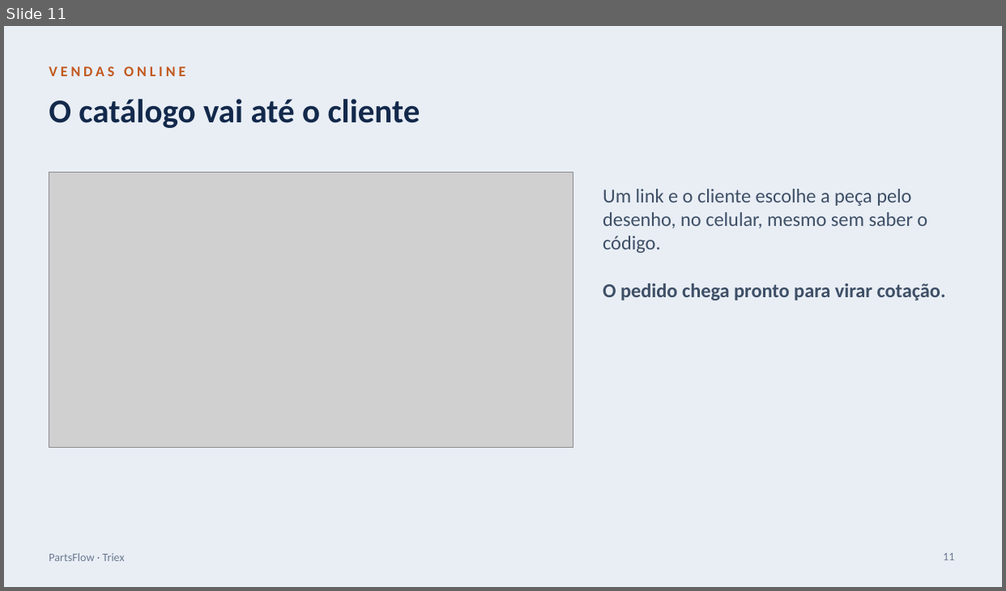
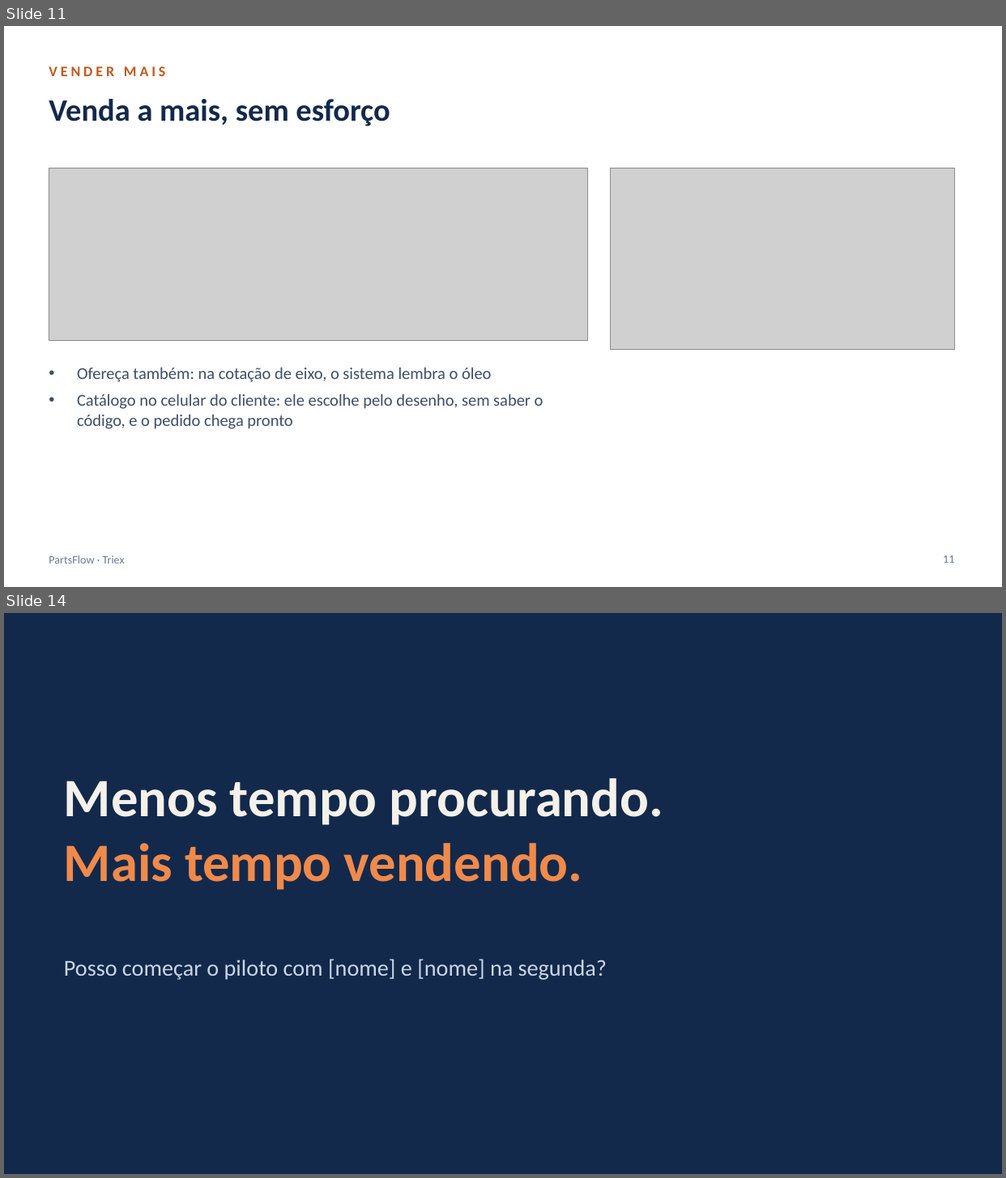
Before and after one commit to vitoregee-dotcom/dashV, a slide deck: docs/apresentacao/PartsFlow-apresentacao.pptx. Shown one above the other, each under a label of ours: slide 11 before the commit, slides 11 and 14 after it; the slides between them are not shown. The pictures are 1006x591 and 1006x1178 pixels, drawn with LibreOffice and Linux fonts; fonts in the diff are those of the drawing; grey boxes stand for pictures. Boxes give left, top, right and bottom in pixels: in the first picture for what was removed or moved away, otherwise in the second. Text is boxed around its words. In the diff, an @@ line names an element or a change of style, - is before the commit and + after.

```diff
--- a/docs/apresentacao/PartsFlow-apresentacao.pptx
+++ b/docs/apresentacao/PartsFlow-apresentacao.pptx
@@ slide 14 added at box(4, 613, 1002, 1174), background #13294B @@
@@ title added at box(64, 778, 663, 890), 52 pt, text #F4F1EA, bold @@
+Menos tempo procurando.
+Mais tempo vendendo.
@@ text added at box(64, 959, 607, 980), 22 pt, text #C9D6E8 @@
+Posso começar o piloto com [nome] e [nome] na segunda?
@@ slide 11 changed as well @@
@@ background #E9EEF5 to #FFFFFF @@
@@ text at box(49, 66, 165, 76): text changed @@
-VENDAS ONLINE
+VENDER MAIS
@@ title at box(49, 99, 390, 126): text changed; size 32 to 30 pt @@
-O catálogo vai até o cliente
+Venda a mais, sem esforço
@@ picture: place and size @@
-picture at box(49, 172, 573, 447)
+picture at box(49, 169, 588, 341)
@@ picture added at box(611, 169, 955, 349) @@
@@ text at box(77, 367, 543, 429): text changed; size 19 to 16 pt @@
-Um link e o cliente escolhe a peça pelo desenho, no celular, mesmo sem saber o código.
-O pedido chega pronto para virar cotação.
+• Ofereça também: na cotação de eixo, o sistema lembra o óleo
+• Catálogo no celular do cliente: ele escolhe pelo desenho, sem saber o código, e o pedido chega pronto
```
Also in this commit, not shown: 1 other slide changed, 11 other slides added, 14 slides removed, 6 other files.
